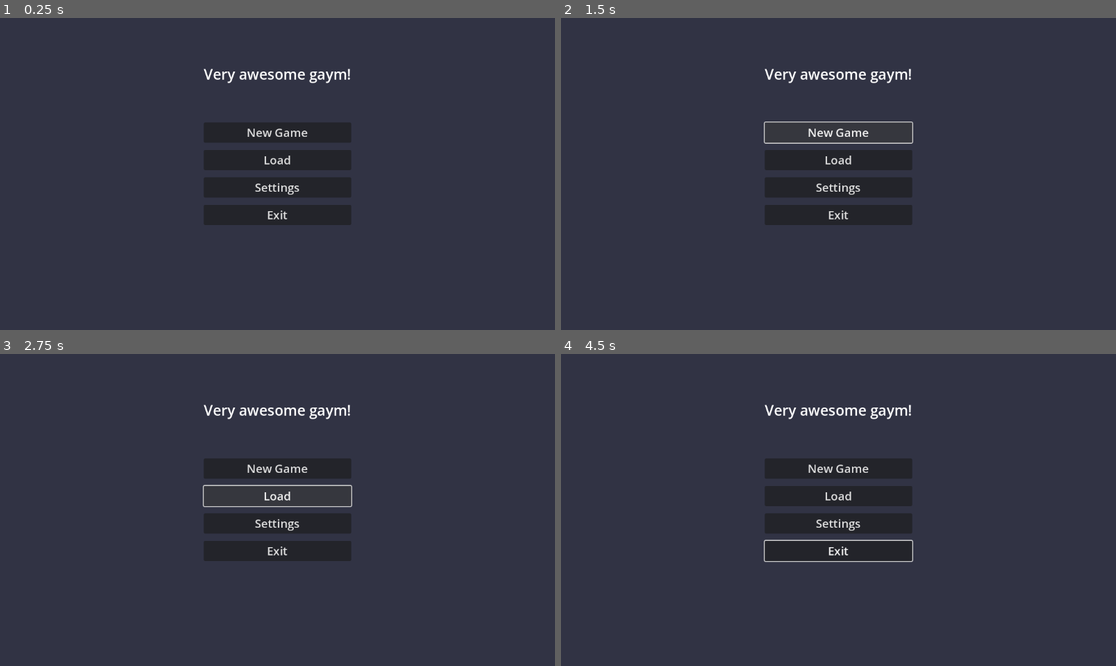
Above: before the commit, frames 1-4 (two rows, left to right).
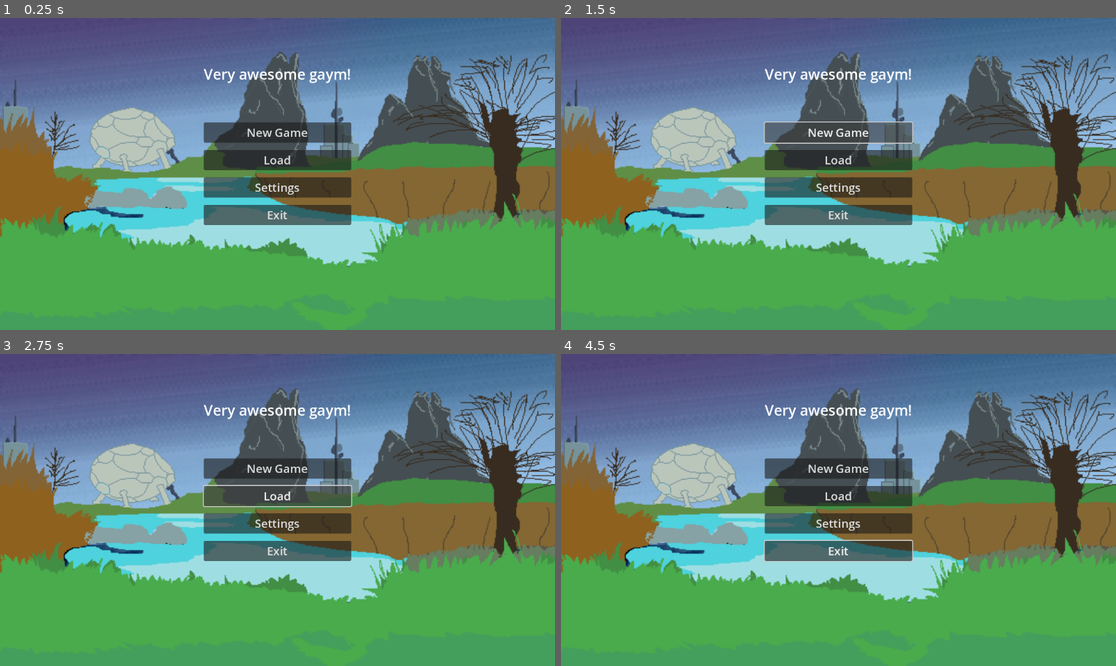
Above: after the commit, the same moments.

Repository: shin0kaze/shoot-em-up-demo
Game: Godot game, scene res://menu/main_menu.tscn
Same seed, same stepped clock (60 frames per second), same inputs: the game is played once before the commit and once after it.
Inputs (mouse positions are in pixels of both pictures, inside the frame that each line leads up to):
- Up to frame 1 (0.25 s): no input
- Up to frame 2 (1.5 s): click "New Game" at 0.5 s; click "New Game" at 1.25 s
- Up to frame 3 (2.75 s): click "Load" at 2 s
- Up to frame 4 (4.5 s): click "Settings" at 2.75 s; move the mouse to (960, 494) at 3.52 s; press the mouse at (960, 494) at 3.53 s; hold D (game_right) 3.53-4.28 s; move the mouse to (727, 525) at 4.27 s; release the mouse at (727, 525) at 4.28 s; hold S (game_down) from 4.28 s (still down); click (727, 525) at 4.35 s

The runs differ from the first frame. In frame 1, 97% of the frame differs, in the area x 0-100%, y 0-100%; in frame 2, 97%; in frame 3, 97%; in frame 4, 97%.
Error in both runs: Invalid call. Nonexistent function 'change_scene' in base 'SceneTree'. (res://menu/main_menu.gd:5)

Commit message:
demo

Diff:
--- /dev/null
+++ b/assets/svg/circle.svg
@@ -0,0 +1,62 @@
+<?xml version="1.0" encoding="UTF-8" standalone="no"?>
+<svg
+   xmlns:dc="http://purl.org/dc/elements/1.1/"
+   xmlns:cc="http://creativecommons.org/ns#"
+   xmlns:rdf="http://www.w3.org/1999/02/22-rdf-syntax-ns#"
+   xmlns:svg="http://www.w3.org/2000/svg"
+   xmlns="http://www.w3.org/2000/svg"
+   xmlns:sodipodi="http://sodipodi.sourceforge.net/DTD/sodipodi-0.dtd"
+   xmlns:inkscape="http://www.inkscape.org/namespaces/inkscape"
+   width="10"
+   height="10"
+   viewBox="0 0 2.6458333 2.6458334"
+   version="1.1"
+   id="svg8"
+   inkscape:version="1.0.2-2 (e86c870879, 2021-01-15)"
+   sodipodi:docname="circle.svg">
+  <defs
+     id="defs2" />
+  <sodipodi:namedview
+     id="base"
+     pagecolor="#ffffff"
+     bordercolor="#666666"
+     borderopacity="1.0"
+     inkscape:pageopacity="0.0"
+     inkscape:pageshadow="2"
+     inkscape:zoom="44.8"
+     inkscape:cx="5.2973358"
+     inkscape:cy="5.5672128"
+     inkscape:document-units="mm"
+     inkscape:current-layer="layer1"
+     inkscape:document-rotation="0"
+     showgrid="false"
+     inkscape:window-width="1346"
+     inkscape:window-height="1041"
+     inkscape:window-x="130"
+     inkscape:window-y="0"
+     inkscape:window-maximized="0"
+     units="px" />
+  <metadata
+     id="metadata5">
+    <rdf:RDF>
+      <cc:Work
+         rdf:about="">
+        <dc:format>image/svg+xml</dc:format>
+        <dc:type
+           rdf:resource="http://purl.org/dc/dcmitype/StillImage" />
+        <dc:title></dc:title>
+      </cc:Work>
+    </rdf:RDF>
+  </metadata>
+  <g
+     inkscape:label="Layer 1"
+     inkscape:groupmode="layer"
+     id="layer1">
+    <circle
+       style="opacity:1;fill:#fc555e;stroke:#c91919;stroke-width:0.529167;stroke-linecap:round;stroke-miterlimit:4;stroke-dasharray:none;stroke-dashoffset:11.7;paint-order:normal;stop-color:#000000"
+       id="path833"
+       cx="1.3238429"
+       cy="1.3212004"
+       r="1.0583333" />
+  </g>
+</svg>
--- a/components/component.gd
+++ b/components/component.gd
@@ -7,9 +7,11 @@
 var stats_name = 'component'
 
 func _enter_tree():
-		self.entity = get_parent()
-		self.entity.add_to_group('attackable')
-		self.entity.stats[stats_name] = self
+	self.entity = get_parent()
+	# print_tree()
+	# print(self.entity)
+	# print(self.stats_name)
+	self.entity.stats[stats_name] = self
 
-func _exit_tree():
-		get_parent().remove_from_group('attackable')
+func restore():
+	pass
--- a/components/health.gd
+++ b/components/health.gd
@@ -1,14 +1,15 @@
+extends Component
 
-extends 'res://components/component.gd'
 
 class_name Health, 'res://assets/icons/health_ico.png'
-@export var health = 4
+
+@export var init_health = 4
+var health = init_health
 
 func _init():
 	stats_name = 'health'
 
 func apply_damage(damage = 0):
 	self.health -= damage
-	print(self.health)
 	if health <= 0:
-		self.entity.die()
+		self.entity.on_0_health()
--- a/components/healthIFrame.gd
+++ b/components/healthIFrame.gd
@@ -1,12 +1,14 @@
-extends 'res://components/component.gd'
+extends Component
+
 
 class_name HealthIFrame, 'res://assets/icons/health_ico.png'
 
+signal health_changed
+@export var init_health = 6
+@export var frame_duration = 1.
+var health = init_health
+var previous_time = .0
 
-signal health_changed
-@export var health = 4
-@export var frame_duration = 1.
-var previous_time = .0
 
 func _init():
 	stats_name = 'health'
@@ -20,12 +22,11 @@
 	self.health -= damage
 	emit_signal('health_changed', self.health)
 	if health <= 0:
-		self.entity.die()
+		self.entity.on_0_health()
 
-#func shoot():
-#	if get_time() - fire_time < 0.3:
-#		return
-#	fire_time = get_time()
-#	var bullet = Bullet.instantiate()
-#	bullet.transform = $Muzzle.global_transform
-#	get_tree().get_root().call_deferred('add_child', bullet)
+func current():
+	return self.health
+
+func restore():
+	self.health = self.init_health
+	emit_signal('health_changed', self.health)
--- /dev/null
+++ b/components/lives.gd
@@ -0,0 +1,18 @@
+extends Component
+
+
+class_name Lives, 'res://assets/icons/health_ico.png'
+signal life_spent
+@export var lives = 2
+
+func _init():
+	stats_name = 'lives'
+
+func on_0_health():
+	lives-=1
+	if lives < 0:
+		self.entity.die()
+		return
+
+	self.entity.resurrect()
+	emit_signal('life_spent', self.lives)
--- /dev/null
+++ b/levels/camera.tscn
@@ -0,0 +1,44 @@
+[gd_scene load_steps=4 format=3 uid="uid://dv3qeh00s46gp"]
+
+[ext_resource type="PackedScene" uid="uid://4lhvs80sv2b1" path="res://menu/hud.tscn" id="1_bsnqc"]
+
+[sub_resource type="RectangleShape2D" id="RectangleShape2D_uukov"]
+size = Vector2(20, 1100)
+
+[sub_resource type="RectangleShape2D" id="RectangleShape2D_g0nv7"]
+size = Vector2(1200, 20)
+
+[node name="Camera" type="Camera2D"]
+position = Vector2(576, 324)
+metadata/_edit_vertical_guides_ = [577.0, 827.0, 327.0, 1152.0, 0.0]
+metadata/_edit_horizontal_guides_ = [-200.0, 848.0, 324.0]
+
+[node name="Hud" parent="." instance=ExtResource("1_bsnqc")]
+
+[node name="MoveBound" type="StaticBody2D" parent="."]
+position = Vector2(-1, 0)
+collision_layer = 64
+collision_mask = 0
+
+[node name="Collision" type="CollisionPolygon2D" parent="MoveBound"]
+polygon = PackedVector2Array(1, -328, 1, -320, 247, -320, 247, 320, -245, 320, -245, -320, 1, -320, 1, -328, -253, -328, -253, 328, 255, 328, 255, -328)
+
+[node name="ProjectileBound" type="StaticBody2D" parent="." groups=["projectile_bound"]]
+collision_layer = 16
+collision_mask = 0
+
+[node name="Left" type="CollisionShape2D" parent="ProjectileBound"]
+position = Vector2(-586, 0)
+shape = SubResource("RectangleShape2D_uukov")
+
+[node name="Right" type="CollisionShape2D" parent="ProjectileBound"]
+position = Vector2(586, 0)
+shape = SubResource("RectangleShape2D_uukov")
+
+[node name="Top" type="CollisionShape2D" parent="ProjectileBound"]
+position = Vector2(1, -534)
+shape = SubResource("RectangleShape2D_g0nv7")
+
+[node name="Top2" type="CollisionShape2D" parent="ProjectileBound"]
+position = Vector2(1, 534)
+shape = SubResource("RectangleShape2D_g0nv7")
--- a/levels/level-0.tscn
+++ b/levels/level-0.tscn
@@ -1,13 +1,11 @@
-[gd_scene load_steps=7 format=3 uid="uid://cu48tv0rp82ix"]
+[gd_scene load_steps=6 format=3 uid="uid://cu48tv0rp82ix"]
 
-[ext_resource type="PackedScene" uid="uid://dfn36tcfkxclb" path="res://objects/wall.tscn" id="2_has37"]
-[ext_resource type="PackedScene" uid="uid://divfccn5m4tfl" path="res://objects/player.tscn" id="3_3epx3"]
 [ext_resource type="PackedScene" uid="uid://dckbaeix1lxnu" path="res://objects/target.tscn" id="4_78a0n"]
+[ext_resource type="PackedScene" uid="uid://pdou2uqo1w46" path="res://levels/player_bundle.tscn" id="4_yv5ry"]
 [ext_resource type="PackedScene" uid="uid://cyqg3t5ystbbf" path="res://objects/enemies/damage_area.tscn" id="5_hn7k4"]
 [ext_resource type="PackedScene" uid="uid://cagf3j2kp6wjk" path="res://objects/enemies/projectiler.tscn" id="6_tn0vq"]
 
 [sub_resource type="CompressedTexture2D" id="CompressedTexture2D_ngtc6"]
-load_path = "res://.godot/imported/green.png-5db815cc8219d4fb24db6968e2796f87.ctex"
 
 [node name="Level" type="Node2D"]
 
@@ -18,31 +16,6 @@
 scale = Vector2(1574, 1055)
 texture = SubResource("CompressedTexture2D_ngtc6")
 
-[node name="Wall" parent="." instance=ExtResource("2_has37")]
-position = Vector2(-198, 388)
-scale = Vector2(1.29499, 17.2967)
-
-[node name="Wall3" parent="." instance=ExtResource("2_has37")]
-position = Vector2(1353, 393)
-scale = Vector2(1.29499, 17.2967)
-
-[node name="Wall2" parent="." instance=ExtResource("2_has37")]
-position = Vector2(588, -117)
-scale = Vector2(25.52, 1)
-
-[node name="Wall4" parent="." instance=ExtResource("2_has37")]
-position = Vector2(582, 904)
-scale = Vector2(25.52, 1)
-
-[node name="Wall5" parent="." instance=ExtResource("2_has37")]
-position = Vector2(198, 500)
-scale = Vector2(5.16483, 2.33919)
-
-[node name="Player" parent="." instance=ExtResource("3_3epx3")]
-position = Vector2(696, 355)
-slide_on_ceiling = false
-metadata/_edit_group_ = true
-
 [node name="Target" parent="." instance=ExtResource("4_78a0n")]
 position = Vector2(754, 113)
 
@@ -51,3 +24,5 @@
 
 [node name="Projectiler" parent="." instance=ExtResource("6_tn0vq")]
 position = Vector2(563, -4)
+
+[node name="PlayerBundle" parent="." instance=ExtResource("4_yv5ry")]
--- /dev/null
+++ b/levels/player_bundle.tscn
@@ -0,0 +1,11 @@
+[gd_scene load_steps=3 format=3 uid="uid://pdou2uqo1w46"]
+
+[ext_resource type="PackedScene" uid="uid://dv3qeh00s46gp" path="res://levels/camera.tscn" id="1_6bkml"]
+[ext_resource type="PackedScene" uid="uid://divfccn5m4tfl" path="res://objects/player.tscn" id="2_4nukb"]
+
+[node name="PlayerBundle" type="Node2D"]
+
+[node name="Camera" parent="." instance=ExtResource("1_6bkml")]
+
+[node name="Player" parent="." instance=ExtResource("2_4nukb")]
+position = Vector2(602, 568)
--- a/menu/hud.gd
+++ b/menu/hud.gd
@@ -2,11 +2,22 @@
 
 @export var HealthValuePath: NodePath
 @onready var health = get_node(HealthValuePath)
-@onready var player = get_parent()
+@export var LivesValuePath: NodePath
+@onready var lives = get_node(LivesValuePath)
+@onready var player = get_node('../../Player')
 
 func _ready():
-	if player.is_in_group('player'):
-		player.stats['health'].health_changed.connect(update_health)
+	if not player:
+		printerr('player not found')
+		return
+
+	player.stats['health'].health_changed.connect(update_health)
+	update_health(player.stats['health'].health)
+	player.stats['lives'].life_spent.connect(update_lives)
+	update_lives(player.stats['lives'].lives)
 
 func update_health(health):
 	self.health.text = str(health)
+
+func update_lives(lives):
+	self.lives.text = str(lives)
--- a/menu/hud.tscn
+++ b/menu/hud.tscn
@@ -1,25 +1,71 @@
-[gd_scene load_steps=2 format=3 uid="uid://bh3oej3udy63"]
+[gd_scene load_steps=2 format=3 uid="uid://4lhvs80sv2b1"]
 
 [ext_resource type="Script" path="res://menu/hud.gd" id="1_j5kuv"]
 
 [node name="Hud" type="CanvasLayer"]
 script = ExtResource("1_j5kuv")
-HealthValuePath = NodePath("HBoxContainer/HealthValue")
+HealthValuePath = NodePath("HBoxContainer/LSide/VBoxContainer/Health/Value")
+LivesValuePath = NodePath("HBoxContainer/LSide/VBoxContainer/Lives/Value")
 
 [node name="HBoxContainer" type="HBoxContainer" parent="."]
-anchors_preset = 10
+anchors_preset = 15
 anchor_right = 1.0
+anchor_bottom = 1.0
 grow_horizontal = 2
+grow_vertical = 2
+theme_override_constants/separation = 510
 
-[node name="HealthText" type="Label" parent="HBoxContainer"]
+[node name="LSide" type="ColorRect" parent="HBoxContainer"]
+offset_right = 321.0
+offset_bottom = 648.0
+size_flags_horizontal = 3
+color = Color(0.407843, 0.0156863, 0.341176, 1)
+
+[node name="VBoxContainer" type="VBoxContainer" parent="HBoxContainer/LSide"]
+anchors_preset = 15
+anchor_right = 1.0
+anchor_bottom = 1.0
+grow_horizontal = 2
+grow_vertical = 2
+
+[node name="Health" type="HBoxContainer" parent="HBoxContainer/LSide/VBoxContainer"]
+offset_right = 321.0
+offset_bottom = 45.0
+
+[node name="Text" type="Label" parent="HBoxContainer/LSide/VBoxContainer/Health"]
 offset_right = 112.0
 offset_bottom = 45.0
 theme_override_font_sizes/font_size = 30
 text = "Health: "
 
-[node name="HealthValue" type="Label" parent="HBoxContainer"]
+[node name="Value" type="Label" parent="HBoxContainer/LSide/VBoxContainer/Health"]
 offset_left = 116.0
 offset_right = 167.0
 offset_bottom = 45.0
 theme_override_font_sizes/font_size = 30
 text = "100"
+
+[node name="Lives" type="HBoxContainer" parent="HBoxContainer/LSide/VBoxContainer"]
+offset_top = 49.0
+offset_right = 321.0
+offset_bottom = 94.0
+
+[node name="Text" type="Label" parent="HBoxContainer/LSide/VBoxContainer/Lives"]
+offset_right = 88.0
+offset_bottom = 45.0
+theme_override_font_sizes/font_size = 30
+text = "Lives: "
+
+[node name="Value" type="Label" parent="HBoxContainer/LSide/VBoxContainer/Lives"]
+offset_left = 92.0
+offset_right = 143.0
+offset_bottom = 45.0
+theme_override_font_sizes/font_size = 30
+text = "100"
+
+[node name="RSide" type="ColorRect" parent="HBoxContainer"]
+offset_left = 831.0
+offset_right = 1152.0
+offset_bottom = 648.0
+size_flags_horizontal = 3
+color = Color(0.4, 0.0823529, 0.321569, 1)
--- a/menu/main_menu.tscn
+++ b/menu/main_menu.tscn
@@ -1,21 +1,24 @@
-[gd_scene load_steps=2 format=3 uid="uid://dc72e2mti2f0"]
+[gd_scene load_steps=3 format=3 uid="uid://dc72e2mti2f0"]
 
 [ext_resource type="Script" path="res://menu/main_menu.gd" id="1_6xhje"]
+[ext_resource type="Texture2D" uid="uid://c33p8pov21mdb" path="res://assets/img/fantasy_landscape.png" id="2_fqsgq"]
 
 [node name="Main" type="Control"]
 layout_mode = 3
 anchors_preset = 15
 anchor_right = 1.0
 anchor_bottom = 1.0
+grow_horizontal = 2
+grow_vertical = 2
 script = ExtResource("1_6xhje")
 
-[node name="Bg" type="ColorRect" parent="."]
+[node name="Bg" type="TextureRect" parent="."]
 anchors_preset = 15
 anchor_right = 1.0
 anchor_bottom = 1.0
 grow_horizontal = 2
 grow_vertical = 2
-color = Color(0.192157, 0.2, 0.266667, 1)
+texture = ExtResource("2_fqsgq")
 
 [node name="Valign" type="VBoxContainer" parent="."]
 anchors_preset = 13
--- /dev/null
+++ b/objects/bonuses/base_bonus.tscn
@@ -0,0 +1,3 @@
+[gd_scene format=3 uid="uid://cscjkbrs1bfpa"]
+
+[node name="Bonus" type="Node2D"]
--- a/objects/enemies/enemy_bullet.gd
+++ b/objects/enemies/enemy_bullet.gd
@@ -17,6 +17,5 @@
 		queue_free()
 
 func _on_enemy_bullet_body_entered(body):
-	if body.is_in_group('player'):
-		body.stats['health'].apply_damage(self.damage)
+	body.stats['health'].apply_damage(self.damage)
 	queue_free()
--- a/objects/enemies/enemy_bullet.tscn
+++ b/objects/enemies/enemy_bullet.tscn
@@ -6,6 +6,7 @@
 [sub_resource type="CircleShape2D" id="CircleShape2D_v46iq"]
 
 [node name="EnemyBullet" type="Area2D" groups=["enemy_bullet"]]
+collision_layer = 8
 script = ExtResource("1_xjrak")
 
 [node name="Sprite2d" type="Sprite2D" parent="."]
@@ -16,4 +17,5 @@
 [node name="CollisionShape2d" type="CollisionShape2D" parent="."]
 shape = SubResource("CircleShape2D_v46iq")
 
+[connection signal="area_entered" from="." to="." method="_on_enemy_bullet_area_entered"]
 [connection signal="body_entered" from="." to="." method="_on_enemy_bullet_body_entered"]
--- a/objects/entity.gd
+++ b/objects/entity.gd
@@ -3,6 +3,6 @@
 
 const stats = {}
 
-func die():
-	print('I\'m dyin\'!')
+func on_0_health():
+	print('die')
 	queue_free()
--- a/objects/player.gd
+++ b/objects/player.gd
@@ -8,10 +8,10 @@
 var lives = 3
 var fire_time= 0.0
 var stats = {}
-@onready var damage_delay = $DamageDelay
+var bbox = Vector2(400, 400)
+
 
 func _ready():
-	print('hello 2')
 	pass
 
 func _physics_process(delta):
@@ -26,28 +26,31 @@
 	look_at(get_global_mouse_position())
 
 func _process(delta):
-	if Input.is_action_just_pressed('game_shoot'):
+	if Input.is_action_pressed('game_shoot'):
 		shoot()
 	if Input.is_action_just_pressed('game_use_skill'):
 		$ClearBomb.activate()
 
 func shoot():
-	if get_time() - fire_time < 0.3:
+	if get_time() - fire_time < 0.1:
 		return
 	fire_time = get_time()
 	var bullet = Bullet.instantiate()
 	bullet.transform = $Muzzle.global_transform
 	get_tree().get_root().call_deferred('add_child', bullet)
-#
-#func apply_damage(damage):
-#	if self.damage_delay.is_stopped():
-#		self.health -= damage
 
-#		damage_delay.start()
-#		if health <= 0:
-#			pass
+func on_0_health():
+	stats.lives.on_0_health()
+
 func die():
-	pass
+	print('omg i die')
+
+func resurrect():
+	stats.values().all(restore)
+	print('im alive')
+
+func restore(stat):
+	stat.restore()
 
 func get_time():
 	return float(Time.get_ticks_msec()) / 1000
--- a/objects/player.tscn
+++ b/objects/player.tscn
@@ -1,45 +1,56 @@
-[gd_scene load_steps=9 format=3 uid="uid://divfccn5m4tfl"]
+[gd_scene load_steps=10 format=3 uid="uid://divfccn5m4tfl"]
 
-[ext_resource type="Script" path="res://objects/player.gd" id="1_mddon"]
-[ext_resource type="Texture2D" uid="uid://cmta4pinfaasp" path="res://icon.svg" id="1_mlfob"]
-[ext_resource type="PackedScene" uid="uid://bh3oej3udy63" path="res://menu/hud.tscn" id="3_bigpy"]
-[ext_resource type="PackedScene" uid="uid://cfgbroue0ojhv" path="res://menu/pause_menu.tscn" id="4_8usvm"]
+[ext_resource type="Script" path="res://components/lives.gd" id="1_kjwom"]
+[ext_resource type="Script" path="res://objects/player.gd" id="1_osrhd"]
+[ext_resource type="Script" path="res://components/healthIFrame.gd" id="2_lsv7a"]
+[ext_resource type="Texture2D" uid="uid://d37te5j3vpi0l" path="res://assets/img/spacecraft.png" id="4_6cyd7"]
 [ext_resource type="PackedScene" uid="uid://cg538mle1xwdr" path="res://objects/weapons/machine_gun.tscn" id="5_xshqp"]
 [ext_resource type="PackedScene" uid="uid://bml1ehf3sy8fp" path="res://objects/skills/clear_bomb.tscn" id="6_rlwg8"]
-[ext_resource type="Script" path="res://components/healthIFrame.gd" id="7_cglm4"]
+[ext_resource type="Texture2D" uid="uid://bcxwgqia5ugv" path="res://assets/svg/circle.svg" id="7_6l28h"]
 
-[sub_resource type="RectangleShape2D" id="RectangleShape2D_r4bm2"]
-size = Vector2(5, 5)
+[sub_resource type="CircleShape2D" id="CircleShape2D_au2p2"]
+
+[sub_resource type="CircleShape2D" id="CircleShape2D_mqc4s"]
+radius = 40.0
 
 [node name="Player" type="CharacterBody2D" groups=["player"]]
-script = ExtResource("1_mddon")
+collision_mask = 64
+slide_on_ceiling = false
+floor_stop_on_slope = false
+floor_block_on_wall = false
+platform_floor_layers = 4294967040
+script = ExtResource("1_osrhd")
+
+[node name="HealthIFrame" type="Node" parent="."]
+script = ExtResource("2_lsv7a")
+
+[node name="Lives" type="Node" parent="."]
+script = ExtResource("1_kjwom")
 
 [node name="Sprite" type="Sprite2D" parent="."]
-scale = Vector2(0.4, 0.4)
-texture = ExtResource("1_mlfob")
+rotation = 1.5708
+texture = ExtResource("4_6cyd7")
 
-[node name="Collision" type="CollisionShape2D" parent="."]
-scale = Vector2(8, 8)
-shape = SubResource("RectangleShape2D_r4bm2")
+[node name="BoundCollision" type="CollisionShape2D" parent="." groups=["player"]]
+shape = SubResource("CircleShape2D_au2p2")
 
 [node name="Muzzle" type="Node2D" parent="."]
 position = Vector2(42, 0)
-
-[node name="Camera2d" type="Camera2D" parent="."]
-current = true
-limit_smoothed = true
-drag_horizontal_offset = 0.3
-drag_vertical_offset = 0.3
-
-[node name="Hud" parent="." instance=ExtResource("3_bigpy")]
-
-[node name="PauseMenu" parent="." instance=ExtResource("4_8usvm")]
-visible = false
 
 [node name="MachineGun" parent="." instance=ExtResource("5_xshqp")]
 
 [node name="ClearBomb" parent="." instance=ExtResource("6_rlwg8")]
 visible = false
+collision_layer = 0
+collision_mask = 8
 
-[node name="HealthIFrame" type="Node" parent="."]
-script = ExtResource("7_cglm4")
+[node name="ItemMagnet" type="Area2D" parent="."]
+collision_layer = 32
+collision_mask = 32
+
+[node name="Collision" type="CollisionShape2D" parent="ItemMagnet"]
+shape = SubResource("CircleShape2D_mqc4s")
+
+[node name="HitBox" type="Sprite2D" parent="."]
+scale = Vector2(0.5, 0.5)
+texture = ExtResource("7_6l28h")
--- a/objects/target.tscn
+++ b/objects/target.tscn
@@ -8,7 +8,12 @@
 size = Vector2(40, 40)
 
 [node name="Target" type="StaticBody2D"]
+collision_layer = 4
+collision_mask = 0
 script = ExtResource("1_ubcij")
+
+[node name="Health" type="Node" parent="."]
+script = ExtResource("3_35wfj")
 
 [node name="Sprite" type="Sprite2D" parent="."]
 self_modulate = Color(0.792157, 0.360784, 0, 1)
@@ -17,6 +22,3 @@
 
 [node name="Collision" type="CollisionShape2D" parent="."]
 shape = SubResource("RectangleShape2D_2gmhh")
-
-[node name="Health" type="Node" parent="."]
-script = ExtResource("3_35wfj")
--- a/objects/wall.tscn
+++ /dev/null
@@ -1,16 +0,0 @@
-[gd_scene load_steps=3 format=3 uid="uid://dfn36tcfkxclb"]
-
-[ext_resource type="Texture2D" uid="uid://b2nw204b6fajg" path="res://assets/pixel.png" id="1_rsrt7"]
-
-[sub_resource type="RectangleShape2D" id="RectangleShape2D_usfj8"]
-size = Vector2(65, 65)
-
-[node name="Wall" type="StaticBody2D"]
-
-[node name="Sprite" type="Sprite2D" parent="."]
-self_modulate = Color(0.501961, 0.427451, 0.321569, 1)
-scale = Vector2(64, 64)
-texture = ExtResource("1_rsrt7")
-
-[node name="Collision" type="CollisionShape2D" parent="."]
-shape = SubResource("RectangleShape2D_usfj8")
--- a/objects/weapons/bullet.gd
+++ b/objects/weapons/bullet.gd
@@ -13,9 +13,11 @@
 	if lifetime < 0:
 		queue_free()
 
+func _on_bullet_body_entered(body):
+	if body.is_in_group('projectile_bound'):
+		queue_free()
+		return
 
-func _on_bullet_body_entered(body):
-	if body.is_in_group('attackable'):
-		print('punch')
-		body.stats['health'].apply_damage(damage)
+
+	body.stats['health'].apply_damage(damage)
 	queue_free()
--- a/objects/weapons/bullet.tscn
+++ b/objects/weapons/bullet.tscn
@@ -7,6 +7,8 @@
 size = Vector2(8, 4)
 
 [node name="Bullet" type="Area2D"]
+collision_layer = 2
+collision_mask = 20
 script = ExtResource("1_2io45")
 
 [node name="Sprite" type="Sprite2D" parent="."]
--- a/project.godot
+++ b/project.godot
@@ -14,20 +14,26 @@
 "language": &"GDScript",
 "path": "res://components/component.gd"
 }, {
-"base": "Node",
+"base": "Component",
 "class": &"Health",
 "language": &"GDScript",
 "path": "res://components/health.gd"
 }, {
-"base": "Node",
+"base": "Component",
 "class": &"HealthIFrame",
 "language": &"GDScript",
 "path": "res://components/healthIFrame.gd"
+}, {
+"base": "Component",
+"class": &"Lives",
+"language": &"GDScript",
+"path": "res://components/lives.gd"
 }]
 _global_script_class_icons={
 "Component": "",
 "Health": "res://assets/icons/health_ico.png",
-"HealthIFrame": "res://assets/icons/health_ico.png"
+"HealthIFrame": "res://assets/icons/health_ico.png",
+"Lives": "res://assets/icons/health_ico.png"
 }
 
 [application]
@@ -112,6 +118,18 @@
 ]
 }
 
+[layer_names]
+
+2d_physics/layer_1="player"
+2d_physics/layer_2="player_bullets"
+2d_physics/layer_3="enemies"
+2d_physics/layer_4="enemies_bullets"
+2d_physics/layer_5="bullets_obstacles"
+2d_physics/layer_6="bonuses"
+2d_physics/layer_7="player_bound"
+2d_physics/layer_8="physics_objects"
+
 [rendering]
 
 vulkan/rendering/back_end=1
+environment/defaults/default_clear_color=Color(0, 0, 0, 1)
Binary file added: assets/img/fantasy_landscape.png
Not shown, added: assets/img/fantasy_landscape.png.import
Binary file added: assets/img/spacecraft.png
Not shown, added: assets/img/spacecraft.png.import
Not shown, added: assets/svg/circle.svg.import
Not shown, added: export_presets.cfg
